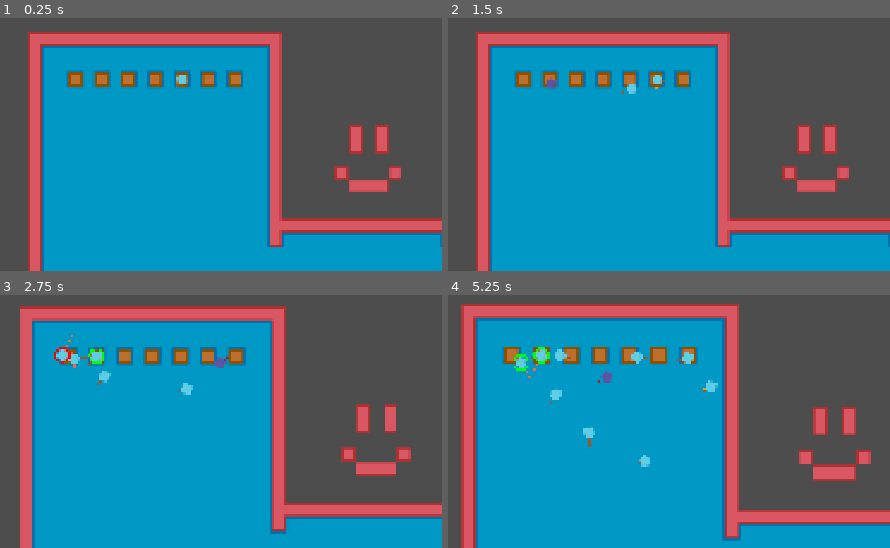
Above: before the commit, frames 1-4 (two rows, left to right).
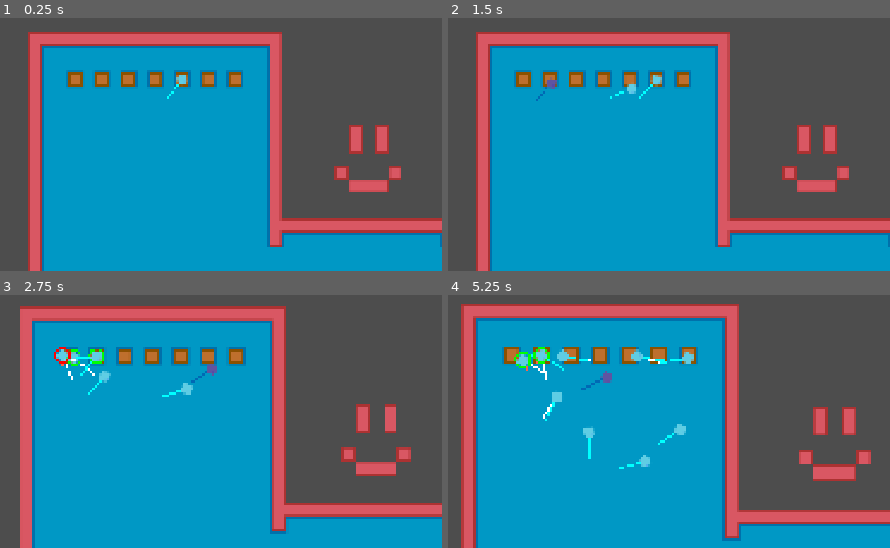
Above: after the commit, the same moments.

Repository: djairoh/crowdSim
Game: Godot game, scene res://scenes/crowd_manager.tscn
The game is run twice, just before and just after one commit, with the same random seed, the same clock (stepped at 60 frames per second) and the same inputs.
Inputs (mouse positions are in pixels of both pictures, inside the frame that each line leads up to):
- Up to frame 1 (0.25 s): no input
- Up to frame 2 (1.5 s): tap Enter at 0.5 s; drag from (629, 81) to (outside the picture) at 0.52 s; tap R (resetCamera) at 1.25 s; drag from (549, 81) to (448, 136) at 1.27 s
- Up to frame 3 (2.75 s): tap R (resetCamera) at 2 s; move the mouse to (212, 358) at 2.02 s; hold Mouse wheel up (zoomIn) from 2.03 s (still down); click (212, 358) at 2.17 s
- Up to frame 4 (5.25 s): release Mouse wheel up (zoomIn) at 2.75 s; drag from (523, 358) to (outside the picture) at 2.77 s; drag from (545, 360) to (642, 441) at 3.52 s; drag from (514, 355) to (642, 439) at 4.27 s; move the mouse to (607, 373) at 5.02 s; hold Mouse wheel up (zoomIn) from 5.03 s (still down); click (607, 373) at 5.17 s

The runs differ from the first frame. In frame 1, less than 0.1% of the frame differs, in the area x 37-41%, y 26-33%; in frame 2, 0.1%; in frame 3, 0.5%; in frame 4, 1.0%, in the area x 14-62%, y 21-69%.

Commit message:
Debug

Diff:
--- a/scripts/Agent.gd
+++ b/scripts/Agent.gd
@@ -38,10 +38,7 @@
 		self.rotation = lerp_angle(self.rotation, self.desired_rotation, clampf(4*delta, 0, 1))
 
 func _physics_process(delta):
-	self.desired_velocity = (
-		forces.get_desired_direction()
-		* max_speed
-	)
+	self.desired_velocity = (forces.get_desired_direction() * max_speed)
 
 	# Eq. (1) + Eq. (2)
 	var f_to = forces.get_total_force(true)
@@ -76,13 +73,7 @@
 	# p_i[n] = p_i[n-1] + alpha_i * v_i[n] * f_to * T + r_i
 	# p_i[n] - p_i[n-1] = alpha_i * v_i[n] * f_to * T + r_i
 	# displacement = alpha_i * v_i[n] * f_to * T + r_i
-	var displacement: Vector2 = (
-		alpha_i
-		* current_speed
-		* f_to
-		* delta
-		+ r_i
-	)
+	var displacement: Vector2 = alpha_i * current_speed * f_to * delta + r_i
 
 	# DEPRECATED: position calculation is not implemented as it is in the paper.
 	#velocity = f_to * max_speed
@@ -93,7 +84,7 @@
 	# Only update rotation when moving
 	if velocity.length_squared() > 0.0001:
 		# Rotate agent to desired direction
-		self.desired_rotation = atan2(desired_velocity .y, desired_velocity .x)
+		self.desired_rotation = atan2(self.desired_velocity.y, self.desired_velocity.x)
 
 	move_and_slide()
 	queue_redraw()
@@ -103,36 +94,17 @@
 	repulsion._draw()
 
 	if rules.stopping_rule:
-		draw_circle(
-			Vector2.ZERO,
-			8.0,
-			Color.RED,
-			false,
-			2.0
-		)
-
-		draw_line(
-			Vector2.ZERO,
-			repulsion.F_r_ot * 20.0,
-			Color.RED,
-			2.0
-		)
+		draw_circle(Vector2.ZERO, 8.0, Color.RED, false, 2.0)
+		draw_line(Vector2.ZERO, repulsion.F_r_ot * 20.0, Color.RED, 2.0)
 
 	if rules.waiting_rule:
-		draw_circle(
-			Vector2.ZERO,
-			8.0,
-			Color.GREEN,
-			false,
-			2.0
-		)
+		draw_circle(Vector2.ZERO, 8.0, Color.GREEN, false, 2.0)
+		draw_line(Vector2.ZERO, repulsion.F_r_ot * 20.0, Color.GREEN, 2.0)
 
-		draw_line(
-			Vector2.ZERO,
-			repulsion.F_r_ot * 20.0,
-			Color.GREEN,
-			2.0
-		)
+	var r_i = repulsion.get_total_repulsion(false)
+	if r_i.length_squared() > 0.0001:
+		draw_circle(Vector2(0,0), 8.0, Color.BLUE_VIOLET, false, 2.0)
+		draw_line(Vector2(0,0), repulsion.F_r_ot * 20.0, Color.BLUE_VIOLET, 2.0)
 
 func _on_input_event(_viewport: Node, event: InputEvent, _shape_idx: int) -> void:
 		if event is InputEventMouseButton and event.button_index == MOUSE_BUTTON_LEFT and event.pressed:
--- a/scripts/forces.gd
+++ b/scripts/forces.gd
@@ -9,16 +9,28 @@
 const PIXELS_PER_METER: float = 24
 
 # Global force weights. Paper includes these weights but does not provide the value.
-const W_AT: float = 1.5
-const W_WA: float = 1.0
+const W_AT: float = 1.0
+const W_WA: float = 1.2
 const W_OB: float = 0.2
-const W_OT: float = 0.5
+const W_OT: float = 0.2
+
+# Raw total force
+var F_to: Vector2 = Vector2.ZERO
+
+# Normalized total force
+var f_to: Vector2 = Vector2.ZERO
+
+# keep track of previous normalized total force for Eq. 1
+var f_to_prev: Vector2 = Vector2.ZERO
 
 # forces
 var F_wa: Vector2 = Vector2.ZERO
 var F_ob: Vector2 = Vector2.ZERO
 var F_ot: Vector2 = Vector2.ZERO
 var F_at: Vector2 = Vector2.ZERO
+
+@export_range(0.0, 90.0)
+var right_preference_angle_degrees: float = 20.0
 
 # Rectangle of influence forward vision
 @onready var forward_vision_collision: CollisionShape2D = %ForwardVisionCollisionShape2D
@@ -77,12 +89,13 @@
 	if ray.is_colliding():
 		var n = ray.get_collision_normal()
 		var d = (ray.get_collision_point() - parent.global_position).length()
-		var ndot = n.dot(parent.velocity)
+		var v_i = parent.desired_velocity
+		var ndot = n.dot(v_i)
 		if not ndot:
 			# v and n are opposites, so the dot product is zero.
 			# That's fine, as in this case we want to move in the direction of n (away from the wall)
 			return n * 1/d
-		return Vector2(parent.velocity.x - ndot * n.x, parent.velocity.y - ndot * n.y) * 1/d
+		return Vector2(v_i.x - ndot * n.x, v_i.y - ndot * n.y) * 1/d
 	return Vector2.ZERO
 
 func calculate_wall_avoidance():
@@ -122,6 +135,9 @@
 		# Using vector triple product identity
 		var tangential_component: Vector2 = v_i * d_ki.length_squared() - d_ki * v_i.dot(d_ki)
 
+		if tangential_component.length_squared() <= 0.0001:
+			continue
+
 		F_ob += tangential_component.normalized()
 
 func calculate_other_agents_avoidance():
@@ -170,10 +186,29 @@
 		# tangential_component / |tangential_component|
 		var t_j: Vector2
 
-		if tangential_component.length_squared() <= 0.0001:
+		var angle_between: float = abs(
+			v_i.normalized().angle_to(v_j.normalized())
+		)
+
+		var collinear_angle: float = min(
+			angle_between,
+			PI - angle_between
+		)
+
+		var right_preference_angle: float = deg_to_rad(
+			right_preference_angle_degrees
+		)
+
+		if collinear_angle <= right_preference_angle:
+			# HiDAC right-side preference for nearly collinear motion.
 			t_j = get_right_vector(v_i)
+
+		elif tangential_component.length_squared() > 0.0001:
+			# Eq. (6)
+			t_j = tangential_component.normalized()
+
 		else:
-			t_j = tangential_component.normalized()
+			continue
 
 		# Eq. (9)
 		# Weight due to difference in velocity vectors.
@@ -212,16 +247,34 @@
 func get_total_force(update: bool = false) -> Vector2:
 	if update:
 		_update_forces()
-	# FIXME: does not apply weights as in the paper.
-	return (F_at*W_AT + F_wa*W_WA + F_ot*W_OT + F_ob*W_OB).normalized()
+
+	# Paper did not define the weights so we define it ourselves
+	# Paper uses raw F_to but this will result in unbounded force accumulation.
+	F_to = f_to_prev + F_at*W_AT + F_wa*W_WA + F_ot*W_OT + F_ob*W_OB
+
+	if F_to.length_squared() > 0.0001:
+		f_to = F_to.normalized()
+	else:
+		f_to = Vector2.ZERO
+
+	f_to_prev = f_to
+
+	return f_to
 
 func _draw():
 	# not technically an internal function as Node2D is not a canvasitem. we call this function from the parent instead.
 	if parent:
-		parent.draw_line(Vector2(0,0), F_wa*W_WA*10, Color.GOLDENROD, 1.0)
-		parent.draw_line(Vector2(0,0), F_at*W_AT*10, Color.SIENNA, 1.0)
+		parent.draw_line(Vector2(0,0), F_wa*W_WA*10, Color.GOLDENROD, 2.0)
+		parent.draw_line(Vector2(0,0), F_at*W_AT*10, Color.SIENNA, 2.0)
 		parent.draw_line(Vector2(0,0), F_ob*W_OB*10, Color.ORCHID, 1.0)
-		parent.draw_line(Vector2(0,0), F_ot*W_OT*10, Color.TOMATO, 1.0)
+		parent.draw_line(Vector2(0,0), F_ot*W_OT*10, Color.TOMATO, 2.0)
+		parent.draw_line(Vector2(0,0), f_to * 30.0, Color.WHITE, 2.0)
+		parent.draw_line(
+			Vector2(0,0),
+			parent.desired_velocity.normalized() * 30.0,
+			Color.CYAN,
+			2.0
+		)
 
 
 func _on_rec_of_influence_body_entered(body: Node2D) -> void:
--- a/scripts/rules.gd
+++ b/scripts/rules.gd
@@ -70,6 +70,8 @@
 	if v_i.length_squared() <= 0.0001:
 		return false
 
+	var forward = v_i.normalized()
+
 	# if another agent enters waiting area
 	for other_agent in visible_agents:
 
@@ -80,6 +82,16 @@
 		var v_j: Vector2 = other_agent.desired_velocity
 
 		if v_j.length_squared() <= 0.0001:
+			continue
+
+		# Direction from agent i to agent j.
+		var to_j: Vector2 = (
+			other_agent.global_position
+			- parent.global_position
+		)
+
+		# j must actually be ahead of i.
+		if forward.dot(to_j) <= 0.0:
 			continue
 
 		if v_i.dot(v_j) > 0.0:
